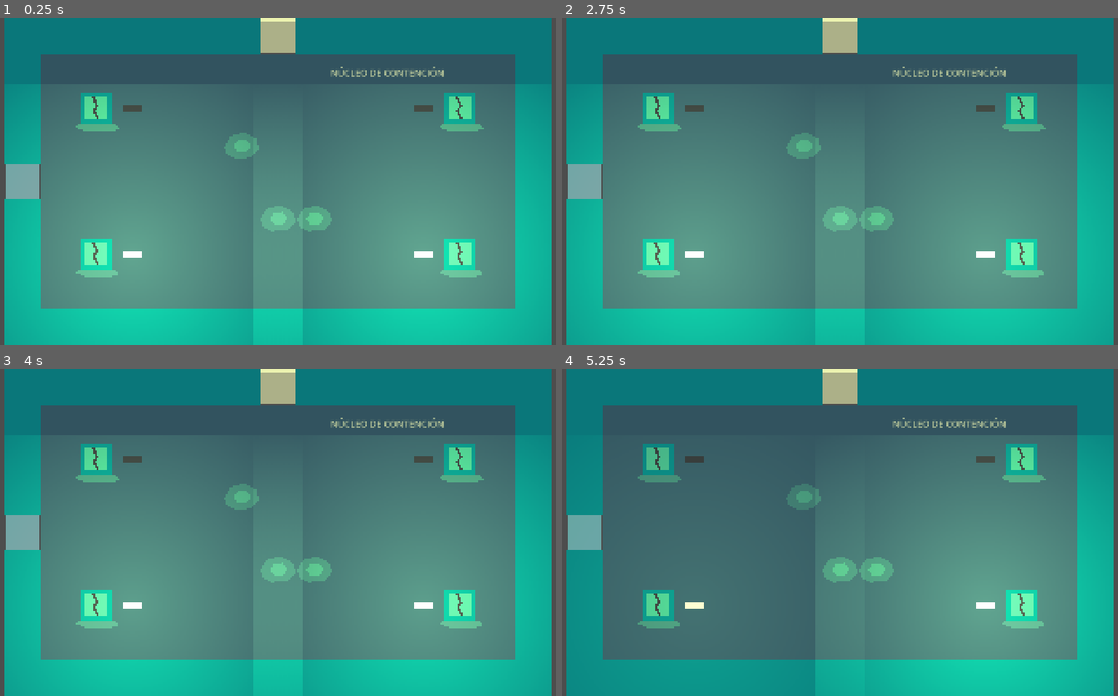
Above: before the commit, frames 1-4 (two rows, left to right).
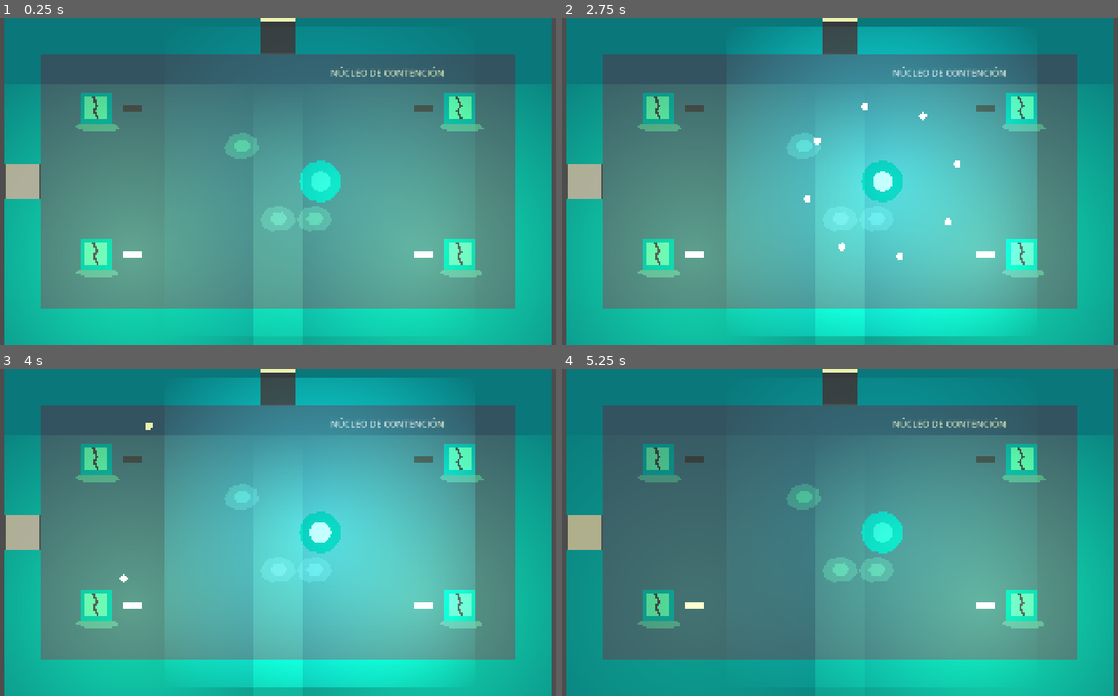
Above: after the commit, the same moments.

Repository: alfonso1031/game_jam
Game: Godot game, scene res://scenes/rooms/l3_nucleo.tscn
Two runs of this game, one before a commit and one after it. Both use one fixed random seed, a clock stepped at 60 frames per second and the inputs below. This scene is started directly instead of the project's main scene.
Inputs:
- Up to frame 1 (0.25 s): no input
- Up to frame 2 (2.75 s): tap Enter at 0.5, 2 s; hold D (move_right) 0.53-1.28 s; tap Shift (dash) at 0.6, 1.35, 2.1 s; tap Space at 1.25 s; hold S (move_down) 1.28-2.03 s; hold D (move_right) from 2.03 s (still down)
- Up to frame 3 (4 s): release D (move_right) at 2.78 s; hold W (move_up) 2.78-3.53 s; tap Shift (dash) at 2.85, 3.6 s; hold A (move_left) from 3.53 s (still down)
- Up to frame 4 (5.25 s): tap Shift (dash) at 4.35, 5.1 s; tap Space at 5 s; release A (move_left) at 5.03 s; hold S (move_down) from 5.03 s (still down)

The runs differ from the first frame. In frame 1, 13% of the frame differs, in the area x 1-73%, y 1-76%; in frame 2, 49%; in frame 3, 49%, in the area x 1-86%, y 1-98%; in frame 4, 13%.

Commit message:
feat: boss 1, DASH y hueco de progresión (paso 7)
- Boss "Núcleo de Contención" en L3_NUCLEO con ciclo PERSIGUE → DISPARA
  ráfaga radial → VULNERABLE y 3 fases por vida. Como el slime no tiene
  ataque, el daño se hace tocando el núcleo mientras está abierto
- Sella puerta y ascensor al entrar, los abre al morir y suelta el pickup
  de DASH. GameState.bosses_defeated evita que reaparezca
- DASH: impulso corto con invulnerabilidad y cooldown; apaga el bit 3 de la
  máscara de colisión para atravesar huecos
- Hueco de una celda en L2_BIOLAB que parte la sala: sin dash no se llega
  a la esclusa
- Sistema de daño: GameState.health_changed/died, i-frames con parpadeo,
  respawn en L3_CELDA al morir
- Puertas y ascensores filtran por el grupo "player" en vez de por tipo de
  nodo, porque el boss también es un CharacterBody2D
- DOCUMENTACION.md: capas de colisión, ciclo del boss y progresión

Diff:
--- /dev/null
+++ b/prueba_2/scenes/boss/boss_core.tscn
@@ -0,0 +1,48 @@
+[gd_scene load_steps=6 format=3]
+
+[ext_resource type="Script" path="res://scripts/boss/boss_core.gd" id="1"]
+
+[sub_resource type="CircleShape2D" id="1"]
+radius = 70.0
+
+[sub_resource type="CircleShape2D" id="2"]
+radius = 86.0
+
+[sub_resource type="Gradient" id="3"]
+colors = PackedColorArray(0.45098, 0.937255, 0.909804, 1, 0.45098, 0.937255, 0.909804, 0)
+
+[sub_resource type="GradientTexture2D" id="4"]
+gradient = SubResource("3")
+fill = 1
+fill_from = Vector2(0.5, 0.5)
+width = 512
+height = 512
+
+[node name="BossCore" type="CharacterBody2D"]
+collision_layer = 2
+collision_mask = 1
+script = ExtResource("1")
+
+[node name="CollisionShape2D" type="CollisionShape2D" parent="."]
+shape = SubResource("1")
+
+[node name="Shell" type="Polygon2D" parent="."]
+color = Color(0.039216, 0.466667, 0.478431, 1)
+polygon = PackedVector2Array(70, 0, 60.62, 35, 35, 60.62, 0, 70, -35, 60.62, -60.62, 35, -70, 0, -60.62, -35, -35, -60.62, 0, -70, 35, -60.62, 60.62, -35)
+
+[node name="Core" type="Polygon2D" parent="."]
+color = Color(0.039216, 0.466667, 0.478431, 1)
+polygon = PackedVector2Array(34, 0, 29.44, 17, 17, 29.44, 0, 34, -17, 29.44, -29.44, 17, -34, 0, -29.44, -17, -17, -29.44, 0, -34, 17, -29.44, 29.44, -17)
+
+[node name="Light" type="PointLight2D" parent="."]
+texture = SubResource("4")
+color = Color(0.45098, 0.937255, 0.909804, 1)
+energy = 0.5
+texture_scale = 2.0
+
+[node name="Hitbox" type="Area2D" parent="."]
+collision_layer = 0
+collision_mask = 1
+
+[node name="Shape" type="CollisionShape2D" parent="Hitbox"]
+shape = SubResource("2")
--- /dev/null
+++ b/prueba_2/scenes/boss/projectile.tscn
@@ -0,0 +1,18 @@
+[gd_scene load_steps=3 format=3]
+
+[ext_resource type="Script" path="res://scripts/boss/projectile.gd" id="1"]
+
+[sub_resource type="CircleShape2D" id="1"]
+radius = 13.0
+
+[node name="Projectile" type="Area2D"]
+collision_layer = 0
+collision_mask = 1
+script = ExtResource("1")
+
+[node name="CollisionShape2D" type="CollisionShape2D" parent="."]
+shape = SubResource("1")
+
+[node name="Dot" type="Polygon2D" parent="."]
+color = Color(0.92549, 0.952941, 0.690196, 1)
+polygon = PackedVector2Array(13, 0, 9.19, 9.19, 0, 13, -9.19, 9.19, -13, 0, -9.19, -9.19, 0, -13, 9.19, -9.19)
--- a/prueba_2/scenes/player/slime.tscn
+++ b/prueba_2/scenes/player/slime.tscn
@@ -15,7 +15,9 @@
 width = 512
 height = 512
 
-[node name="Slime" type="CharacterBody2D"]
+[node name="Slime" type="CharacterBody2D" groups=["player"]]
+collision_layer = 1
+collision_mask = 5
 script = ExtResource("1")
 
 [node name="CollisionShape2D" type="CollisionShape2D" parent="."]
--- /dev/null
+++ b/prueba_2/scenes/props/ability_pickup.tscn
@@ -0,0 +1,44 @@
+[gd_scene load_steps=5 format=3]
+
+[ext_resource type="Script" path="res://scripts/props/ability_pickup.gd" id="1"]
+
+[sub_resource type="CircleShape2D" id="1"]
+radius = 46.0
+
+[sub_resource type="Gradient" id="2"]
+colors = PackedColorArray(0.45098, 0.937255, 0.909804, 1, 0.45098, 0.937255, 0.909804, 0)
+
+[sub_resource type="GradientTexture2D" id="3"]
+gradient = SubResource("2")
+fill = 1
+fill_from = Vector2(0.5, 0.5)
+width = 256
+height = 256
+
+[node name="AbilityPickup" type="Area2D"]
+collision_layer = 0
+collision_mask = 1
+script = ExtResource("1")
+
+[node name="CollisionShape2D" type="CollisionShape2D" parent="."]
+shape = SubResource("1")
+
+[node name="Glow" type="Polygon2D" parent="."]
+color = Color(0.45098, 0.937255, 0.909804, 1)
+polygon = PackedVector2Array(0, -34, 10, -10, 34, 0, 10, 10, 0, 34, -10, 10, -34, 0, -10, -10)
+
+[node name="Light" type="PointLight2D" parent="."]
+texture = SubResource("3")
+color = Color(0.45098, 0.937255, 0.909804, 1)
+energy = 1.3
+texture_scale = 1.4
+
+[node name="Label" type="Label" parent="."]
+offset_left = -80.0
+offset_top = 46.0
+offset_right = 80.0
+offset_bottom = 78.0
+theme_override_colors/font_color = Color(0.92549, 0.952941, 0.690196, 1)
+theme_override_font_sizes/font_size = 24
+horizontal_alignment = 1
+text = "DASH"
--- /dev/null
+++ b/prueba_2/scenes/props/gap.tscn
@@ -0,0 +1,35 @@
+[gd_scene load_steps=2 format=3]
+
+[sub_resource type="RectangleShape2D" id="1"]
+size = Vector2(120, 840)
+
+[node name="Gap" type="StaticBody2D"]
+collision_layer = 4
+collision_mask = 0
+
+[node name="CollisionShape2D" type="CollisionShape2D" parent="."]
+shape = SubResource("1")
+
+[node name="Pit" type="ColorRect" parent="."]
+offset_left = -60.0
+offset_top = -420.0
+offset_right = 60.0
+offset_bottom = 420.0
+color = Color(0.113725, 0.129412, 0.137255, 1)
+mouse_filter = 2
+
+[node name="EdgeLeft" type="ColorRect" parent="."]
+offset_left = -64.0
+offset_top = -420.0
+offset_right = -56.0
+offset_bottom = 420.0
+color = Color(0.039216, 0.466667, 0.478431, 1)
+mouse_filter = 2
+
+[node name="EdgeRight" type="ColorRect" parent="."]
+offset_left = 56.0
+offset_top = -420.0
+offset_right = 64.0
+offset_bottom = 420.0
+color = Color(0.039216, 0.466667, 0.478431, 1)
+mouse_filter = 2
--- a/prueba_2/scenes/rooms/l2_biolab.tscn
+++ b/prueba_2/scenes/rooms/l2_biolab.tscn
@@ -1,7 +1,8 @@
-[gd_scene load_steps=5 format=3]
+[gd_scene load_steps=6 format=3]
 
 [ext_resource type="Script" path="res://scripts/rooms/room.gd" id="1"]
 [ext_resource type="PackedScene" path="res://scenes/props/door.tscn" id="2"]
+[ext_resource type="PackedScene" path="res://scenes/props/gap.tscn" id="3"]
 
 [sub_resource type="RectangleShape2D" id="1"]
 size = Vector2(1800, 120)
@@ -12,12 +13,12 @@
 [node name="L2Biolab" type="Node2D"]
 script = ExtResource("1")
 lamps = Array[Vector2i]([Vector2i(3, 1), Vector2i(9, 5)])
-dead_lamps = Array[Vector2i]([Vector2i(6, 1)])
+dead_lamps = Array[Vector2i]([Vector2i(10, 4)])
 tanks = Array[Vector2i]([Vector2i(4, 1), Vector2i(5, 1), Vector2i(7, 5), Vector2i(8, 5)])
 debris = Array[Vector2i]([Vector2i(2, 5), Vector2i(10, 1)])
-puddles = Array[Vector2i]([Vector2i(5, 4), Vector2i(6, 2), Vector2i(7, 2)])
-sign_text = "PELIGRO — BIOMATERIAL"
-sign_cell = Vector2i(6, 0)
+puddles = Array[Vector2i]([Vector2i(4, 4), Vector2i(8, 2), Vector2i(9, 4)])
+sign_text = "PELIGRO — HUECO: USA DASH"
+sign_cell = Vector2i(3, 0)
 
 [node name="Floor" type="ColorRect" parent="."]
 offset_left = 180.0
@@ -102,6 +103,9 @@
 position = Vector2(1800, 540)
 direction = "E"
 
+[node name="Gap" parent="." instance=ExtResource("3")]
+position = Vector2(960, 540)
+
 [node name="SpawnO" type="Marker2D" parent="."]
 position = Vector2(280, 540)
 
--- a/prueba_2/scenes/rooms/l3_nucleo.tscn
+++ b/prueba_2/scenes/rooms/l3_nucleo.tscn
@@ -1,8 +1,9 @@
-[gd_scene load_steps=8 format=3]
+[gd_scene load_steps=9 format=3]
 
 [ext_resource type="Script" path="res://scripts/rooms/room.gd" id="1"]
 [ext_resource type="PackedScene" path="res://scenes/props/door.tscn" id="2"]
 [ext_resource type="PackedScene" path="res://scenes/props/elevator.tscn" id="3"]
+[ext_resource type="PackedScene" path="res://scenes/boss/boss_core.tscn" id="4"]
 
 [sub_resource type="RectangleShape2D" id="1"]
 size = Vector2(840, 120)
@@ -108,6 +109,11 @@
 position = Vector2(960, 60)
 direction = "N"
 
+[node name="Boss" parent="." instance=ExtResource("4")]
+position = Vector2(1100, 540)
+room_id = "L3_NUCLEO"
+ability_id = "dash"
+
 [node name="SpawnO" type="Marker2D" parent="."]
 position = Vector2(280, 540)
 
--- a/prueba_2/scripts/autoload/game_state.gd
+++ b/prueba_2/scripts/autoload/game_state.gd
@@ -2,12 +2,33 @@
 
 signal room_changed(room_id: String)
 signal ability_gained(id: String)
+signal health_changed(health: int)
+signal died
 
 var current_room: String = ""
 var visited: Dictionary = {}
 var abilities: Dictionary = {}
+var bosses_defeated: Dictionary = {}
 var max_health: int = 3
 var health: int = 3
 
 func has_ability(id: String) -> bool:
 	return abilities.has(id)
+
+func gain_ability(id: String) -> void:
+	if abilities.has(id):
+		return
+	abilities[id] = true
+	ability_gained.emit(id)
+
+func damage(amount: int) -> void:
+	if health <= 0:
+		return
+	health = max(0, health - amount)
+	health_changed.emit(health)
+	if health <= 0:
+		died.emit()
+
+func reset_health() -> void:
+	health = max_health
+	health_changed.emit(health)
--- a/prueba_2/scripts/autoload/transition.gd
+++ b/prueba_2/scripts/autoload/transition.gd
@@ -40,6 +40,27 @@
 
 	_busy = false
 
+func respawn(room_id: String) -> void:
+	if _busy:
+		return
+	_busy = true
+
+	var fade_out := create_tween()
+	fade_out.tween_property(_fade_rect, "modulate:a", 1.0, FADE_DURATION)
+	await fade_out.finished
+
+	_swap_room(room_id, "")
+
+	GameState.current_room = room_id
+	GameState.visited[room_id] = true
+	GameState.room_changed.emit(room_id)
+
+	var fade_in := create_tween()
+	fade_in.tween_property(_fade_rect, "modulate:a", 0.0, FADE_DURATION)
+	await fade_in.finished
+
+	_busy = false
+
 func _swap_room(room_id: String, spawn_name: String) -> Node:
 	for child in _room_host.get_children():
 		_room_host.remove_child(child)
--- /dev/null
+++ b/prueba_2/scripts/boss/boss_core.gd
@@ -0,0 +1,151 @@
+extends CharacterBody2D
+
+const Palette := preload("res://scripts/core/palette.gd")
+const ProjectileScene := preload("res://scenes/boss/projectile.tscn")
+const PickupScene := preload("res://scenes/props/ability_pickup.tscn")
+
+const MAX_HEALTH := 6
+const HIT_COOLDOWN := 0.7
+
+# Por fase (1..3): velocidad de persecución, duración de persecución,
+# cantidad de proyectiles y ventana de vulnerabilidad.
+const CHASE_SPEED := [55.0, 85.0, 120.0]
+const CHASE_TIME := [2.2, 1.8, 1.4]
+const BURST_COUNT := [8, 10, 12]
+const VULNERABLE_TIME := [1.9, 1.6, 1.3]
+
+enum State {CHASE, SHOOT, VULNERABLE, DEAD}
+
+@export var room_id: String = "L3_NUCLEO"
+@export var ability_id: String = "dash"
+
+var health := MAX_HEALTH
+
+var _state: int = State.CHASE
+var _timer := 0.0
+var _hit_cd := 0.0
+var _pulse := 0.0
+var _player: Node2D
+
+@onready var shell: Polygon2D = $Shell
+@onready var core: Polygon2D = $Core
+@onready var light: PointLight2D = $Light
+@onready var hitbox: Area2D = $Hitbox
+
+func _ready() -> void:
+	if GameState.bosses_defeated.get(room_id, false):
+		queue_free()
+		return
+	_player = get_tree().get_first_node_in_group("player")
+	_seal_doors(true)
+	_enter_chase()
+
+func _physics_process(delta: float) -> void:
+	if _state == State.DEAD:
+		return
+
+	_timer -= delta
+	_hit_cd = max(0.0, _hit_cd - delta)
+	_pulse += delta
+
+	match _state:
+		State.CHASE:
+			_chase(delta)
+			if _timer <= 0.0:
+				_enter_shoot()
+		State.SHOOT:
+			velocity = velocity.lerp(Vector2.ZERO, 0.25)
+			move_and_slide()
+			if _timer <= 0.0:
+				_enter_vulnerable()
+		State.VULNERABLE:
+			velocity = velocity.lerp(Vector2.ZERO, 0.15)
+			move_and_slide()
+			core.scale = Vector2.ONE * (1.0 + sin(_pulse * 8.0) * 0.12)
+			if _timer <= 0.0:
+				_enter_chase()
+
+	_resolve_contact()
+
+func _phase() -> int:
+	if health > 4:
+		return 1
+	elif health > 2:
+		return 2
+	return 3
+
+func _chase(_delta: float) -> void:
+	if not is_instance_valid(_player):
+		return
+	var dir := (_player.global_position - global_position).normalized()
+	velocity = velocity.lerp(dir * CHASE_SPEED[_phase() - 1], 0.08)
+	move_and_slide()
+
+func _enter_chase() -> void:
+	_state = State.CHASE
+	_timer = CHASE_TIME[_phase() - 1]
+	core.scale = Vector2.ONE
+	core.color = Palette.WALL.lightened(0.1)
+	light.energy = 0.5
+	shell.color = Palette.WALL
+
+func _enter_shoot() -> void:
+	_state = State.SHOOT
+	_timer = 0.45
+	shell.color = Palette.WARM_LIGHT
+	_fire_burst()
+
+func _enter_vulnerable() -> void:
+	_state = State.VULNERABLE
+	_timer = VULNERABLE_TIME[_phase() - 1]
+	shell.color = Palette.WALL.darkened(0.3)
+	core.color = Palette.SLIME_CORE
+	light.energy = 1.4
+
+func _fire_burst() -> void:
+	var count: int = BURST_COUNT[_phase() - 1]
+	var offset := randf() * TAU
+	for i in range(count):
+		var angle: float = offset + TAU * float(i) / float(count)
+		var dir := Vector2.RIGHT.rotated(angle)
+		var projectile: Node2D = ProjectileScene.instantiate()
+		projectile.direction = dir
+		projectile.position = position + dir * 78.0
+		get_parent().add_child(projectile)
+
+func _resolve_contact() -> void:
+	for body in hitbox.get_overlapping_bodies():
+		if not body.is_in_group("player"):
+			continue
+		if _state == State.VULNERABLE:
+			if _hit_cd <= 0.0:
+				_take_damage(body)
+		else:
+			body.take_damage(1, global_position)
+		return
+
+func _take_damage(player_node: Node2D) -> void:
+	health -= 1
+	_hit_cd = HIT_COOLDOWN
+	player_node.velocity = (player_node.global_position - global_position).normalized() * 700.0
+	if health <= 0:
+		_die()
+	else:
+		_enter_chase()
+
+func _die() -> void:
+	_state = State.DEAD
+	GameState.bosses_defeated[room_id] = true
+	_seal_doors(false)
+
+	var pickup: Node2D = PickupScene.instantiate()
+	pickup.ability_id = ability_id
+	pickup.position = position
+	get_parent().add_child(pickup)
+
+	queue_free()
+
+func _seal_doors(value: bool) -> void:
+	for node in get_parent().get_children():
+		if node.has_method("set_sealed"):
+			node.set_sealed(value)
--- /dev/null
+++ b/prueba_2/scripts/boss/projectile.gd
@@ -0,0 +1,22 @@
+extends Area2D
+
+const SPEED := 330.0
+const LIFETIME := 4.0
+
+var direction := Vector2.RIGHT
+
+var _life := LIFETIME
+
+func _ready() -> void:
+	body_entered.connect(_on_body_entered)
+
+func _physics_process(delta: float) -> void:
+	position += direction * SPEED * delta
+	_life -= delta
+	if _life <= 0.0:
+		queue_free()
+
+func _on_body_entered(body: Node) -> void:
+	if body.is_in_group("player"):
+		body.take_damage(1, global_position)
+	queue_free()
--- a/prueba_2/scripts/main.gd
+++ b/prueba_2/scripts/main.gd
@@ -1,5 +1,12 @@
 extends Node2D
+
+const START_ROOM := "L3_CELDA"
 
 func _ready() -> void:
 	Transition.setup($RoomHost, $Player, $FadeLayer/Fade)
-	Transition.load_initial("L3_CELDA")
+	GameState.died.connect(_on_died)
+	Transition.load_initial(START_ROOM)
+
+func _on_died() -> void:
+	GameState.reset_health()
+	Transition.respawn(START_ROOM)
--- a/prueba_2/scripts/player/slime.gd
+++ b/prueba_2/scripts/player/slime.gd
@@ -4,16 +4,49 @@
 const ACCEL := 12.0
 const FRICTION := 10.0
 
+const DASH_SPEED := 1200.0
+const DASH_TIME := 0.22
+const DASH_COOLDOWN := 0.8
+const INVULN_TIME := 1.0
+const KNOCKBACK := 620.0
+
+# Capa 3 = huecos: solo se atraviesan en dash.
+const GAP_MASK_BIT := 3
+
 @onready var body: Polygon2D = $Body
 @onready var core: Polygon2D = $Body/Core
 
 var breathe_time := 0.0
+var _facing := Vector2.RIGHT
+var _dash_time := 0.0
+var _dash_cd := 0.0
+var _invuln := 0.0
 
 func _physics_process(delta: float) -> void:
+	_dash_cd = max(0.0, _dash_cd - delta)
+	_invuln = max(0.0, _invuln - delta)
+
+	if _dash_time > 0.0:
+		_dash_time -= delta
+		if _dash_time <= 0.0:
+			_end_dash()
+		move_and_slide()
+		_update_squash(delta)
+		return
+
 	var input_dir := Vector2(
 		Input.get_action_strength("move_right") - Input.get_action_strength("move_left"),
 		Input.get_action_strength("move_down") - Input.get_action_strength("move_up")
 	).normalized()
+
+	if input_dir != Vector2.ZERO:
+		_facing = input_dir
+
+	if Input.is_action_just_pressed("dash") and GameState.has_ability("dash") and _dash_cd <= 0.0:
+		_start_dash()
+		move_and_slide()
+		_update_squash(delta)
+		return
 
 	var target_velocity := input_dir * SPEED
 	var accel := ACCEL if input_dir != Vector2.ZERO else FRICTION
@@ -21,6 +54,28 @@
 	move_and_slide()
 
 	_update_squash(delta)
+
+func is_dashing() -> bool:
+	return _dash_time > 0.0
+
+func take_damage(amount: int = 1, from: Vector2 = Vector2.ZERO) -> void:
+	if _invuln > 0.0:
+		return
+	_invuln = INVULN_TIME
+	GameState.damage(amount)
+	if from != Vector2.ZERO:
+		velocity = (global_position - from).normalized() * KNOCKBACK
+
+func _start_dash() -> void:
+	_dash_time = DASH_TIME
+	_dash_cd = DASH_COOLDOWN + DASH_TIME
+	_invuln = max(_invuln, DASH_TIME)
+	velocity = _facing * DASH_SPEED
+	set_collision_mask_value(GAP_MASK_BIT, false)
+
+func _end_dash() -> void:
+	set_collision_mask_value(GAP_MASK_BIT, true)
+	velocity = velocity.limit_length(SPEED)
 
 func _update_squash(delta: float) -> void:
 	if velocity.length() > 5.0:
@@ -33,4 +88,6 @@
 		body.scale = body.scale.lerp(Vector2(1.0 + breathe, 1.0 - breathe), 0.2)
 		body.rotation = lerp_angle(body.rotation, 0.0, 0.1)
 
-	core.modulate.a = 0.6 + sin(breathe_time * 3.0) * 0.2
+	core.modulate.a = 1.0 if is_dashing() else 0.6 + sin(breathe_time * 3.0) * 0.2
+	# Parpadeo durante los frames de invulnerabilidad.
+	modulate.a = 0.45 if _invuln > 0.0 and int(_invuln * 12.0) % 2 == 0 else 1.0
--- /dev/null
+++ b/prueba_2/scripts/props/ability_pickup.gd
@@ -0,0 +1,23 @@
+extends Area2D
+
+@export var ability_id: String = "dash"
+
+var _t := 0.0
+
+@onready var glow: Polygon2D = $Glow
+@onready var label: Label = $Label
+
+func _ready() -> void:
+	body_entered.connect(_on_body_entered)
+	label.text = ability_id.to_upper()
+
+func _process(delta: float) -> void:
+	_t += delta
+	glow.scale = Vector2.ONE * (1.0 + sin(_t * 3.0) * 0.14)
+	glow.rotation = _t * 0.6
+
+func _on_body_entered(body: Node) -> void:
+	if not body.is_in_group("player"):
+		return
+	GameState.gain_ability(ability_id)
+	queue_free()
--- a/prueba_2/scripts/props/door.gd
+++ b/prueba_2/scripts/props/door.gd
@@ -1,10 +1,15 @@
 extends Area2D
+
+const Palette := preload("res://scripts/core/palette.gd")
 
 @export var direction: String = "E"
 
 # Empieza desarmada: si la sala carga con el jugador encima de la puerta
 # (viene de la puerta equivalente de la sala anterior) no debe dispararse.
 var _armed := false
+var _sealed := false
+
+@onready var plate: ColorRect = $Plate
 
 func _ready() -> void:
 	body_exited.connect(_on_body_exited)
@@ -14,11 +19,15 @@
 		return
 	_armed = get_overlapping_bodies().is_empty()
 
+func set_sealed(value: bool) -> void:
+	_sealed = value
+	plate.color = Color(Palette.WARM_LIGHT, 0.55) if value else Color(Palette.SLIME_CORE, 0.5)
+
 func _on_body_exited(_body: Node) -> void:
 	_armed = true
 
 func _on_body_entered(body: Node) -> void:
-	if not _armed or not body is CharacterBody2D:
+	if _sealed or not _armed or not body.is_in_group("player"):
 		return
 	var doors: Dictionary = RoomDB.ROOMS[GameState.current_room]["doors"]
 	if not doors.has(direction):
--- a/prueba_2/scripts/props/elevator.gd
+++ b/prueba_2/scripts/props/elevator.gd
@@ -1,8 +1,13 @@
 extends Area2D
+
+const Palette := preload("res://scripts/core/palette.gd")
 
 @export var direction: String = "N"
 
 var _armed := false
+var _sealed := false
+
+@onready var plate: ColorRect = $Plate
 
 func _ready() -> void:
 	body_exited.connect(_on_body_exited)
@@ -12,11 +17,15 @@
 		return
 	_armed = get_overlapping_bodies().is_empty()
 
+func set_sealed(value: bool) -> void:
+	_sealed = value
+	plate.color = Color(Palette.VOID, 0.8) if value else Color(Palette.WARM_LIGHT, 0.6)
+
 func _on_body_exited(_body: Node) -> void:
 	_armed = true
 
 func _on_body_entered(body: Node) -> void:
-	if not _armed or not body is CharacterBody2D:
+	if _sealed or not _armed or not body.is_in_group("player"):
 		return
 	var doors: Dictionary = RoomDB.ROOMS[GameState.current_room]["doors"]
 	if not doors.has(direction):
--- a/prueba_2/scripts/ui/hud.gd
+++ b/prueba_2/scripts/ui/hud.gd
@@ -20,6 +20,10 @@
 func _ready() -> void:
 	GameState.room_changed.connect(_on_room_changed)
 	GameState.ability_gained.connect(_on_ability_gained)
+	GameState.health_changed.connect(_on_health_changed)
+	queue_redraw()
+
+func _on_health_changed(_health: int) -> void:
 	queue_redraw()
 
 func _on_room_changed(_room_id: String) -> void:
Not shown, changed: DOCUMENTACION.md
